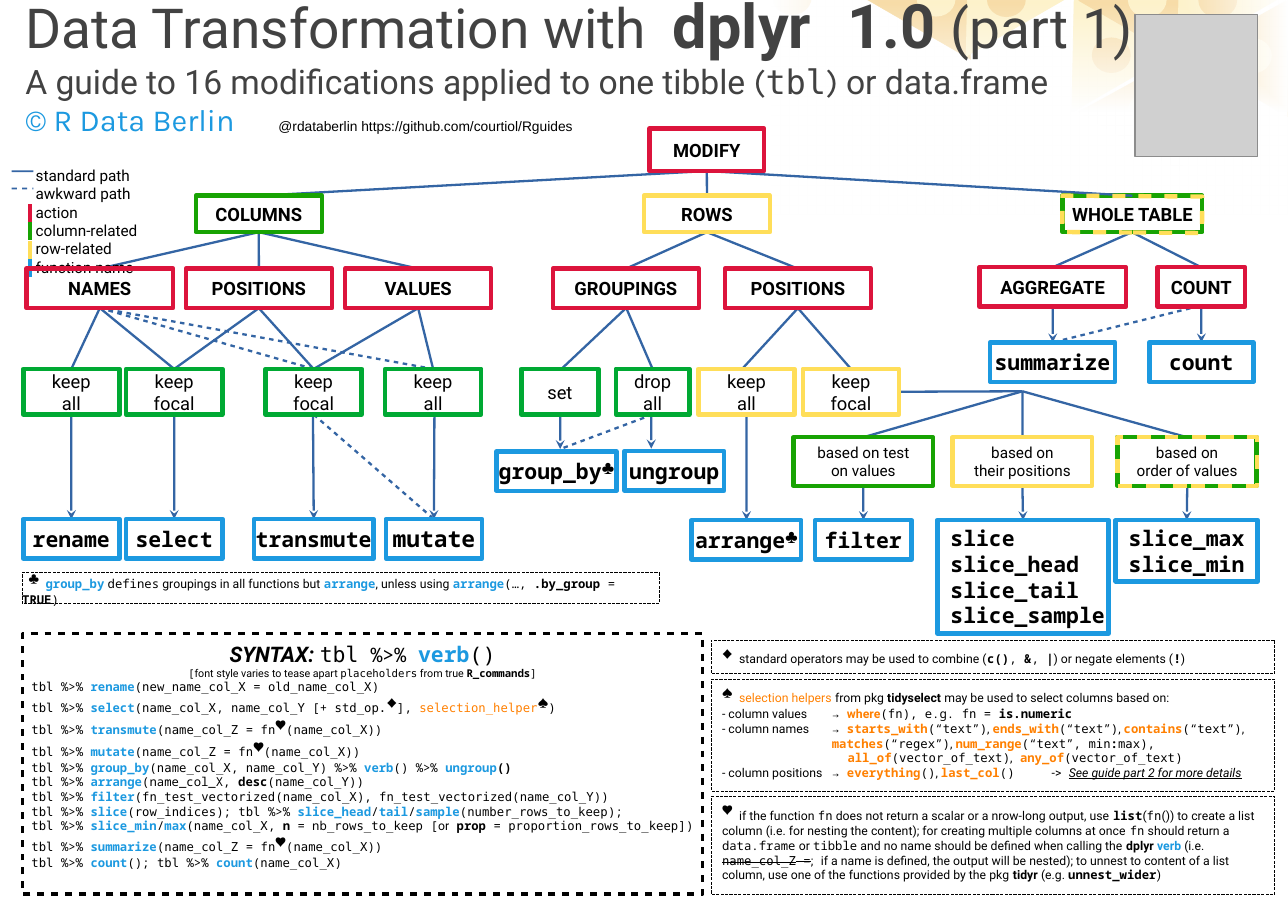
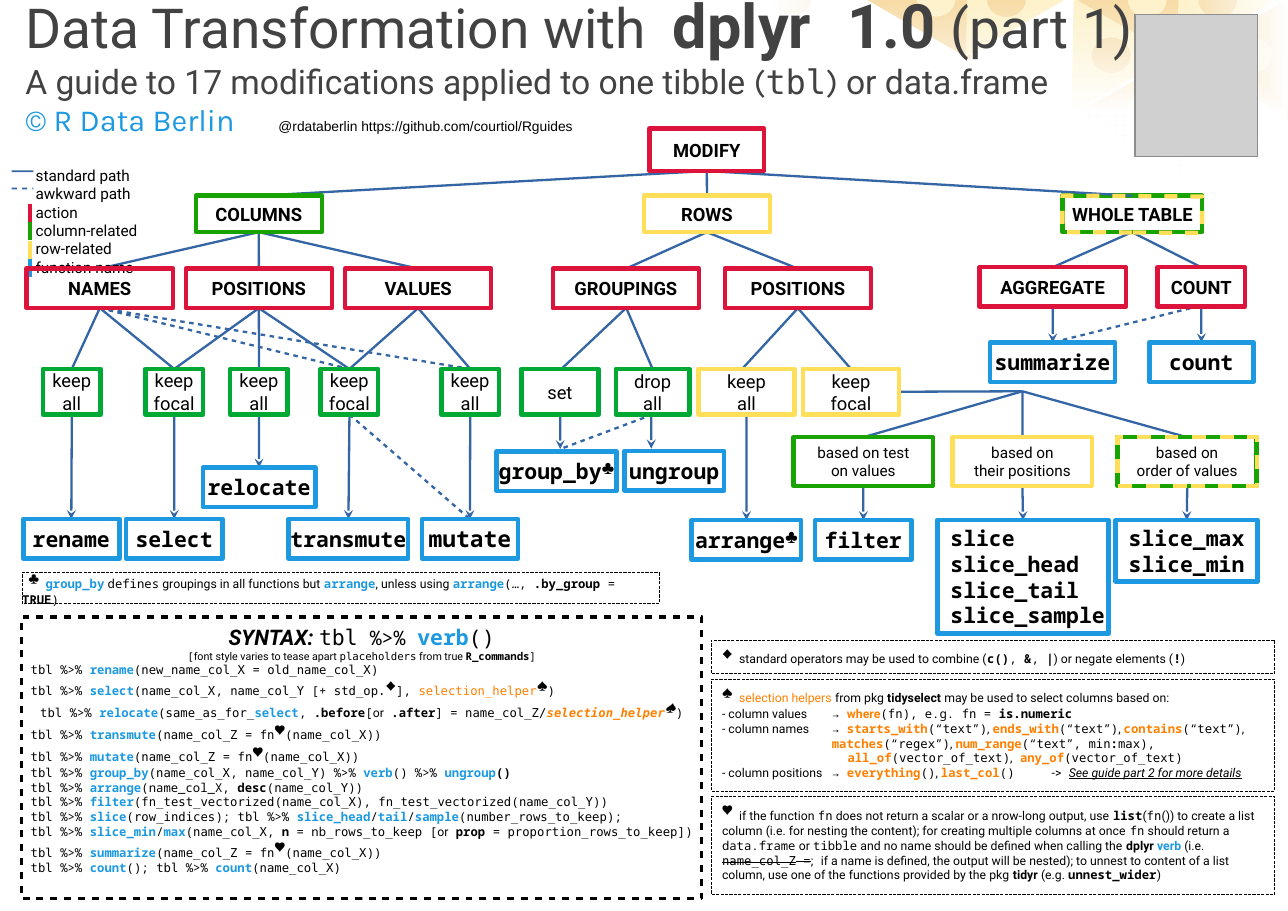
Before and after one commit to courtiol/Rguides, a slide deck: slide 1 of odp/dplyr_guide_for_one_table_part1.odp. Drawn at 1288x911 pixels with LibreOffice and Linux fonts; fonts in the diff are those of the drawing; grey boxes stand for pictures; background and template pictures are left out. Boxes give left, top, right and bottom in pixels: in the first picture for what was removed or moved away, otherwise in the second. Text is boxed around its words. In the diff, an @@ line names an element or a change of style, - is before the commit and + after.

Commit message:
Add relocate()

```diff
--- a/odp/dplyr_guide_for_one_table_part1.odp
+++ b/odp/dplyr_guide_for_one_table_part1.odp
@@ title at (x1=25, y1=0, x2=1132, y2=134): text changed @@
-Data Transformation with dplyr 1.0 (part 1)
-A guide to 16 modifications applied to one tibble (tbl) or data.frame
-© R Data Berlin @rdataberlin https://github.com/courtiol/Rguides
+Data Transformation with dplyr 1.0 (part 1)
+A guide to 17 modifications applied to one tibble (tbl) or data.frame
+© R Data Berlin @rdataberlin https://github.com/courtiol/Rguides
@@ line moved from (100, 309) - (433, 369) to (100, 309) - (470, 369) @@
@@ line moved from (100, 309) - (314, 369) to (100, 309) - (349, 369) @@
@@ line moved from (259, 309) - (314, 369) to (259, 309) - (349, 369) @@
@@ line added from (259, 309) to (259, 369), #3465A4 1.5 pt @@
@@ line moved from (419, 309) - (314, 369) to (419, 309) - (349, 369) @@
@@ line moved from (419, 309) - (433, 369) to (419, 309) - (470, 369) @@
@@ rectangle "keep all" resized from (x1=23, y1=369, x2=119, y2=414) to (x1=43, y1=369, x2=100, y2=414) @@
@@ rectangle "keep focal" resized from (x1=126, y1=369, x2=221, y2=414) to (x1=145, y1=369, x2=203, y2=414) @@
@@ rectangle added at (x1=230, y1=369, x2=288, y2=414), outline #00A933 3 pt, 12 pt, text #000000 @@
+keep
+all
@@ rectangle "keep focal" resized from (x1=266, y1=369, x2=361, y2=414) to (x1=321, y1=369, x2=378, y2=414) @@
@@ rectangle "keep all" resized from (x1=385, y1=369, x2=480, y2=414) to (x1=442, y1=369, x2=499, y2=414) @@
@@ arrow added from (259, 414) to (259, 467), #3465A4 1.5 pt @@
@@ 2 rectangles, 2 arrows, 1 line moved together from (x1=255, y1=414, x2=481, y2=559) to (x1=289, y1=414, x2=518, y2=559) @@
@@ rectangle added at (x1=203, y1=467, x2=315, y2=507), outline #1C99E0 3 pt, 14 pt, text #000000, bold @@
+relocate
@@ rectangle "SYNTAX: tbl %>% verb()" resized from (x1=22, y1=634, x2=702, y2=895) to (x1=22, y1=617, x2=702, y2=899) @@
@@ text in rectangle at (x1=40, y1=707, x2=665, y2=720): paragraph added @@
+tbl %>% relocate(same_as_for_select, .before[or .after] = name_col_Z/selection_helper♠)
```
Also in this commit, not shown: 2 other files.
